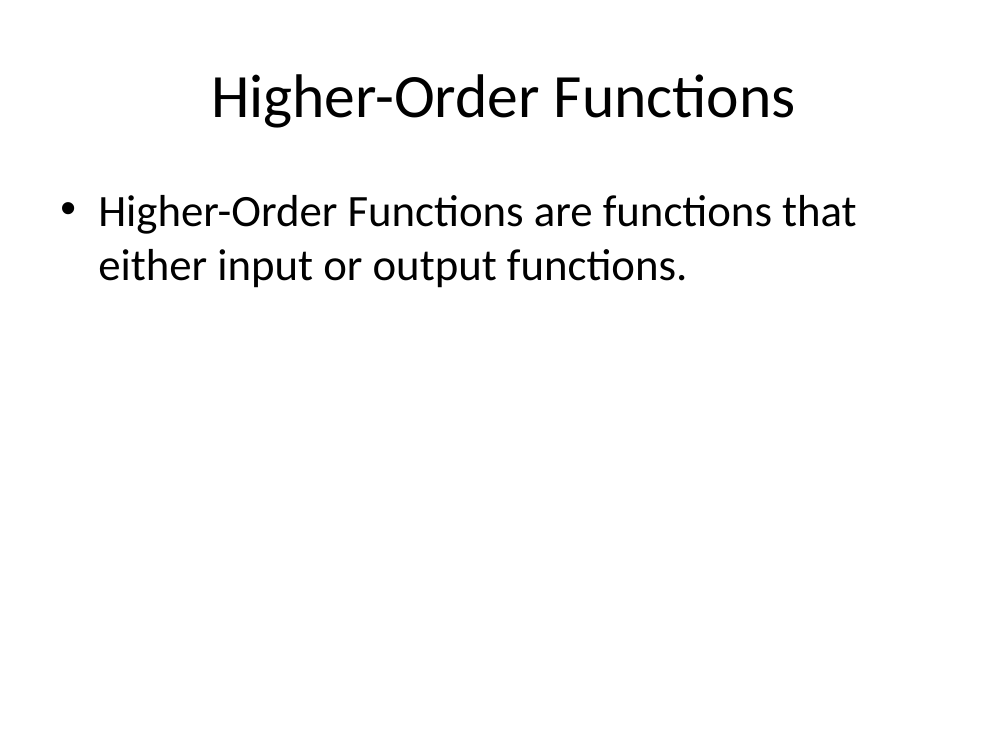
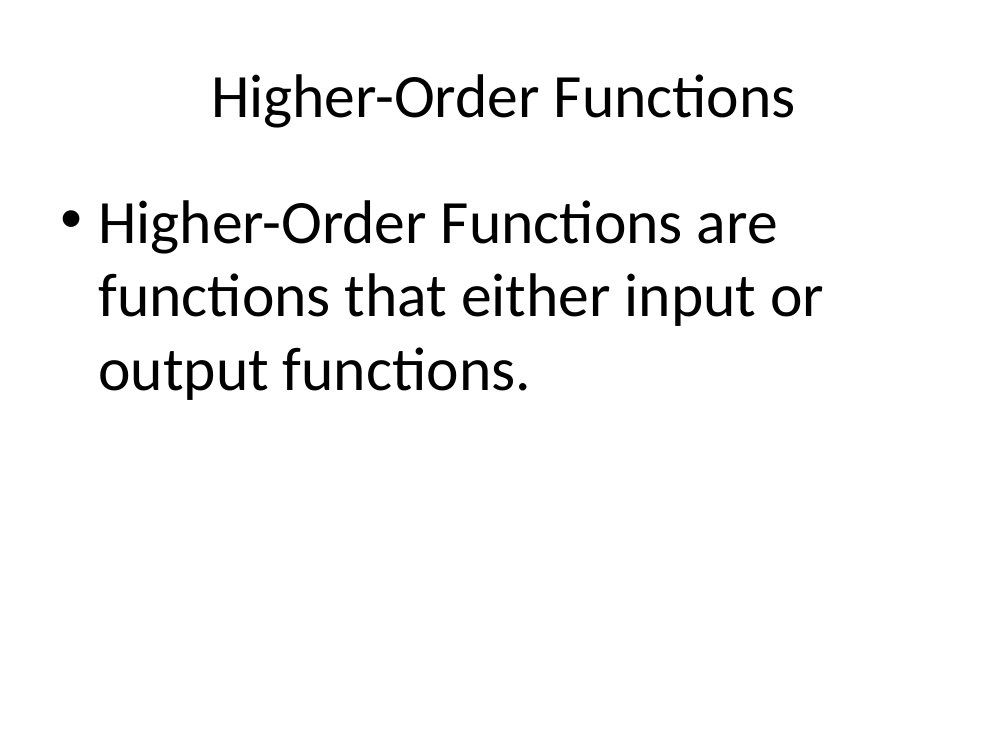
Before and after one commit to todkar/Away_Day, a slide deck: slide 11 of Scala_Away_Day.pptx. Drawn at 1008x756 pixels with LibreOffice and Linux fonts; fonts in the diff are those of the drawing. Boxes give left, top, right and bottom in pixels: in the first picture for what was removed or moved away, otherwise in the second. Text is boxed around its words. In the diff, an @@ line names an element or a change of style, - is before the commit and + after.

```diff
--- a/Scala_Away_Day.pptx
+++ b/Scala_Away_Day.pptx
@@ text "Higher-Order Functions are functions that ..." at (x1=98, y1=200, x2=824, y2=400): size 32 to 44 pt; more space between paragraphs @@
```
Also in this commit, not shown: 3 other slides changed, 1 slide added, 13 other files.
